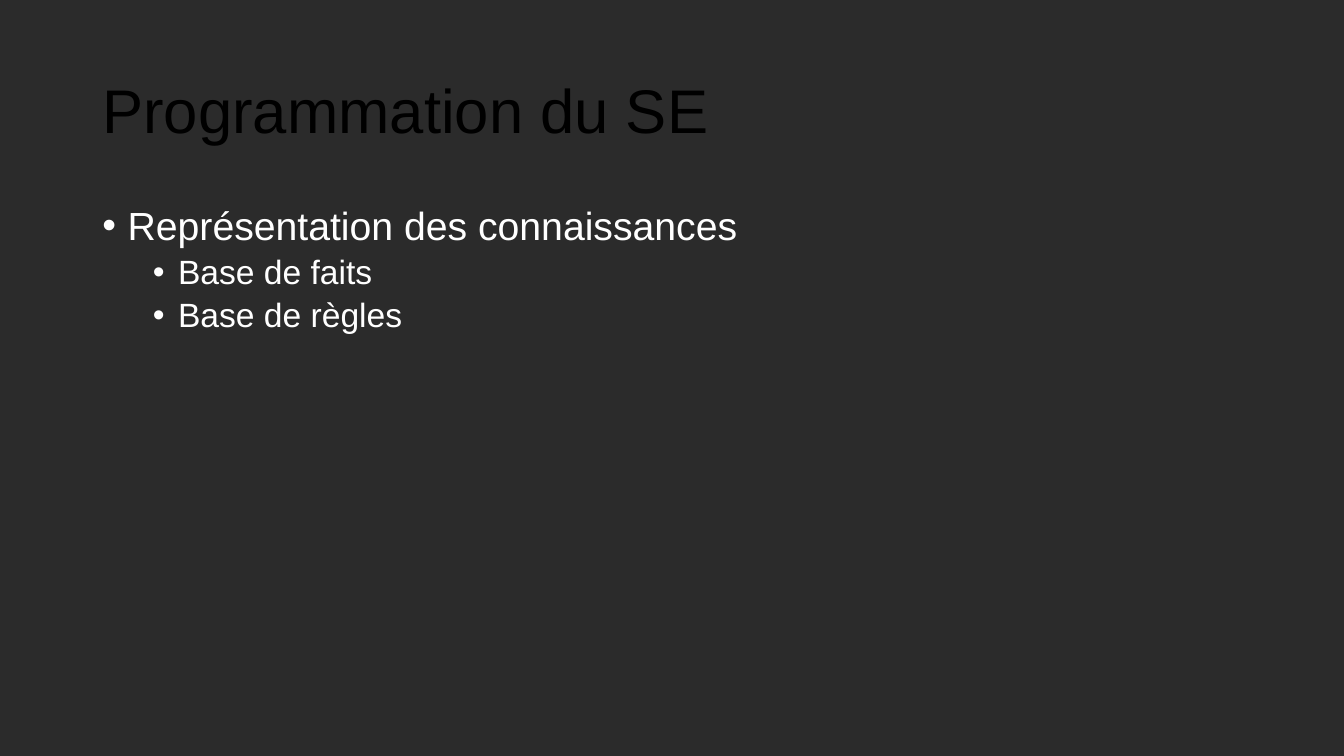
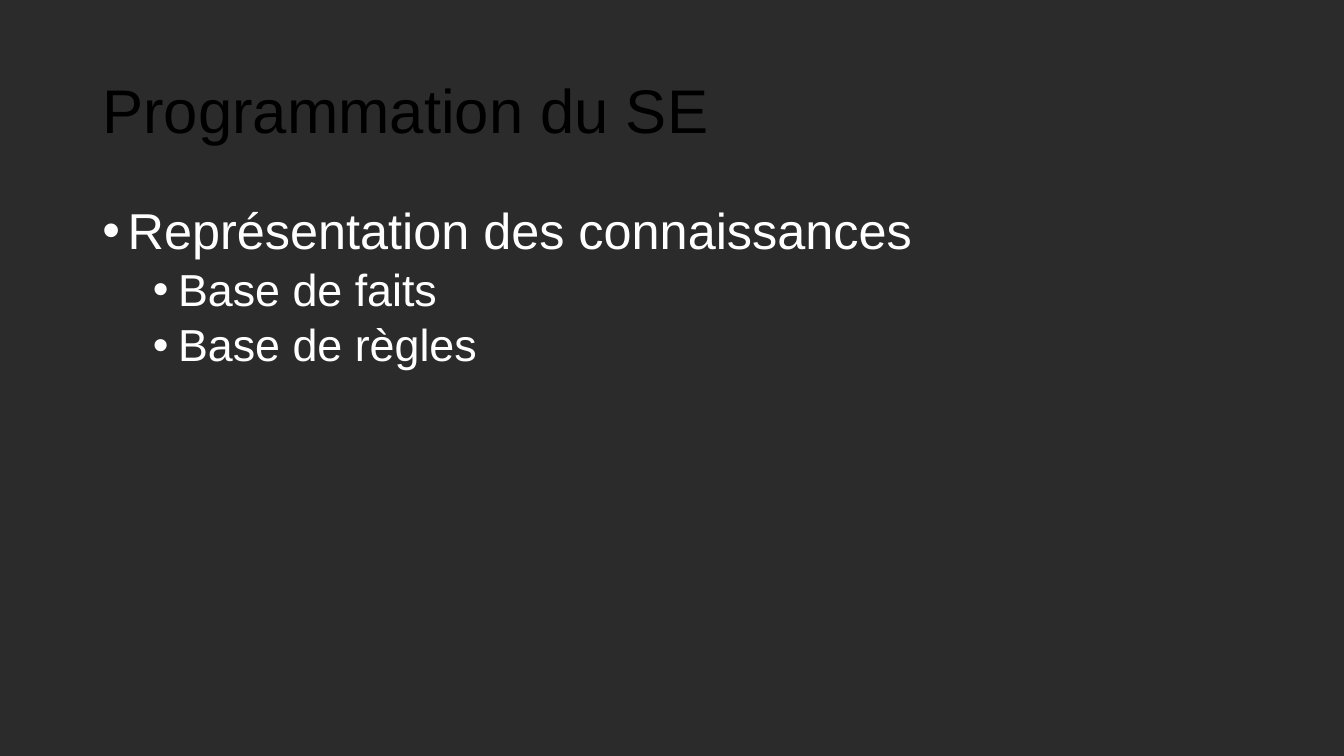
Before and after one commit to anthonygal/AI_Surf_Expert_System, a slide deck: slide 6 of Soutenance_Projet.pptx (slide 5 before the commit). Drawn at 1344x756 pixels with LibreOffice and Linux fonts; fonts in the diff are those of the drawing; background and template pictures are left out; a plain dark background stands for a picture behind light text. Boxes give left, top, right and bottom in pixels: in the first picture for what was removed or moved away, otherwise in the second. Text is boxed around its words. In the diff, an @@ line names an element or a change of style, - is before the commit and + after.

```diff
--- a/Soutenance_Projet.pptx
+++ b/Soutenance_Projet.pptx
@@ text "Représentation des connaissances" at box(128, 212, 911, 370): size 28 to 36 pt in "Représentation des connaissances"; size 24 to 32 pt in "Base de faits", "Base de règles" @@
```
Also in this commit, not shown: 1 other slide changed, 1 slide added, 1 other file.
